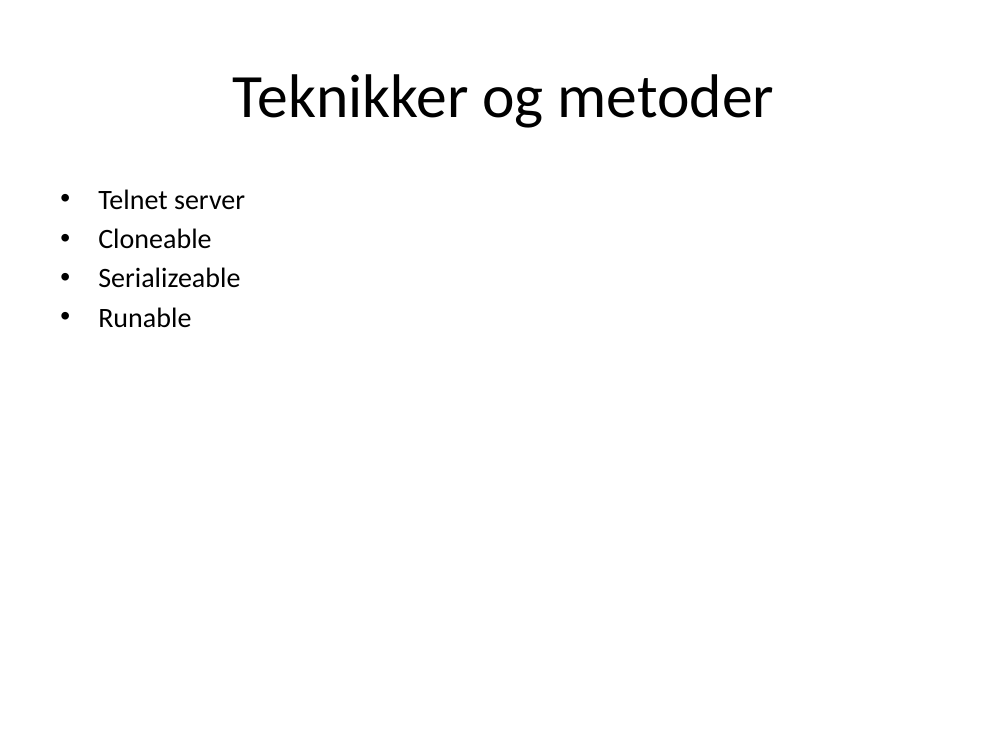
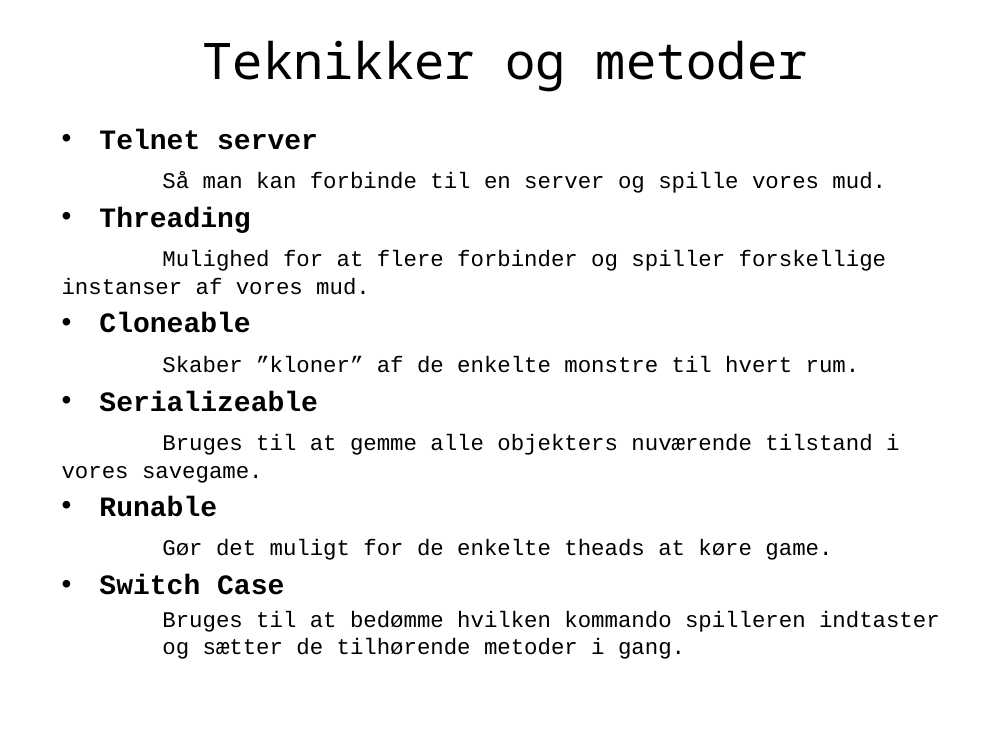
Before and after one commit to wazaap/mud, a slide deck: slide 2 of Præsentations guf.pptx. Drawn at 1008x756 pixels with LibreOffice and Linux fonts; fonts in the diff are those of the drawing. Boxes give left, top, right and bottom in pixels: in the first picture for what was removed or moved away, otherwise in the second. Text is boxed around its words. In the diff, an @@ line names an element or a change of style, - is before the commit and + after.

```diff
--- a/Præsentations guf.pptx
+++ b/Præsentations guf.pptx
@@ title "Teknikker og metoder": place and size @@
-title "Teknikker og metoder" at box(233, 74, 774, 128)
+title "Teknikker og metoder" at box(203, 40, 808, 92)
@@ title "Teknikker og metoder" at box(203, 40, 808, 92): size 44 to 36 pt, font Calibri to Noto Sans Mono @@
@@ text "Telnet server": place and size @@
-text "Telnet server" at box(98, 189, 245, 328)
+text "Telnet server" at box(62, 129, 940, 659)
@@ text at box(99, 129, 318, 517): font Calibri to Courier New, bold on in "Telnet server", "Cloneable", "Serializeable", "Runable" @@
@@ text at box(62, 172, 886, 295): paragraphs added @@
+Så man kan forbinde til en server og spille vores mud.
+• Threading
+Mulighed for at flere forbinder og spiller forskellige instanser af vores mud.
@@ text at box(162, 355, 860, 373): paragraph added @@
+Skaber ”kloner” af de enkelte monstre til hvert rum.
@@ text at box(62, 434, 899, 483): paragraph added @@
+Bruges til at gemme alle objekters nuværende tilstand i vores savegame.
@@ text at box(99, 539, 940, 659): paragraphs added @@
+Gør det muligt for de enkelte theads at køre game.
+• Switch Case
+    Bruges til at bedømme hvilken kommando spilleren indtaster og sætter de tilhørende metoder i gang.
```
Also in this commit, not shown: 3 other slides changed, 11 slides added.
